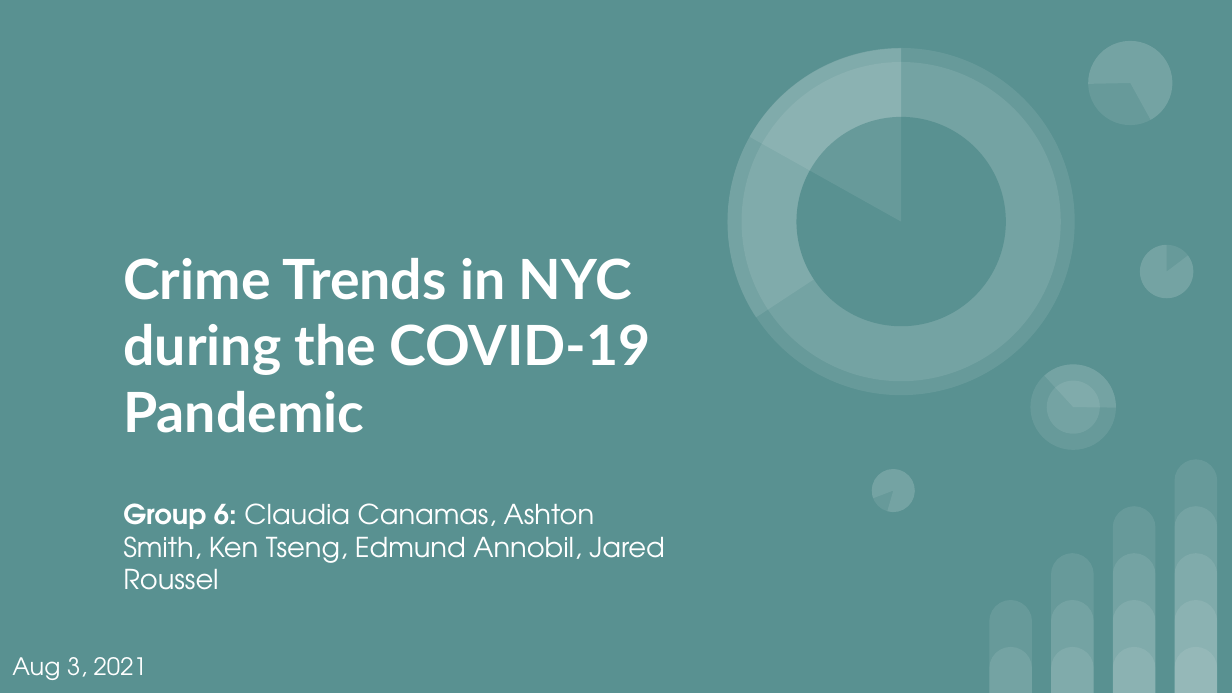
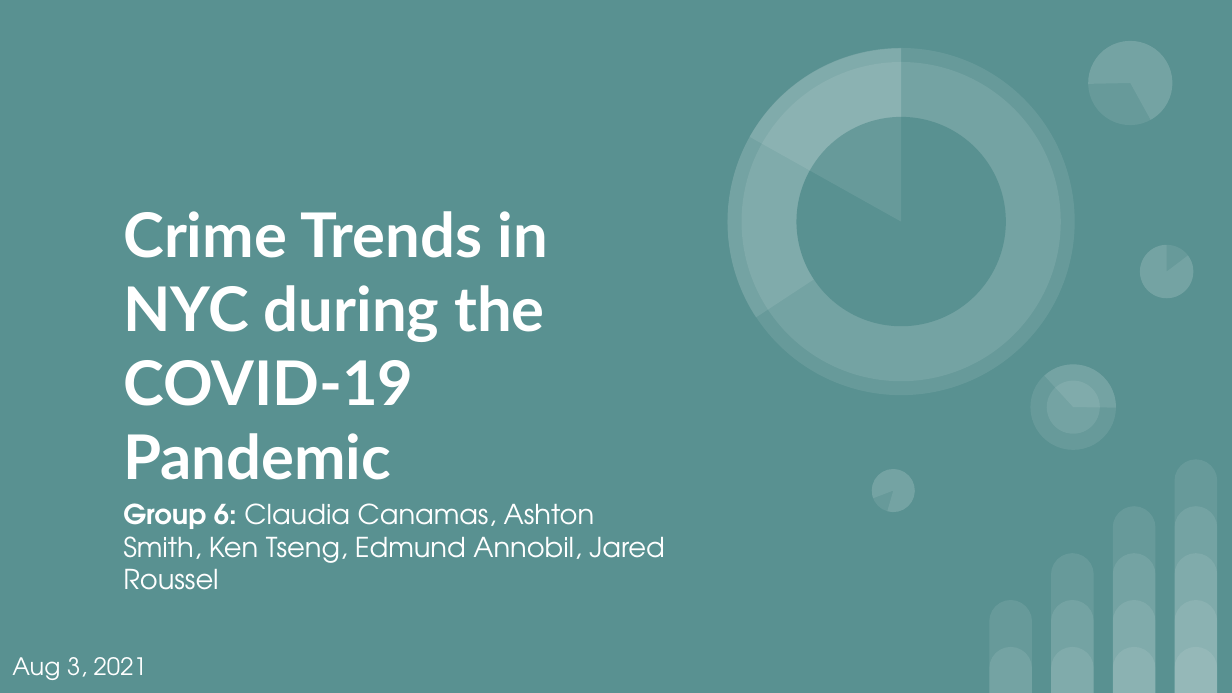
Before and after one commit to canamasc/Covid-Trends-VS-ATL-Crime, a slide deck: slide 1 of Crime Trends vs. Covid Trends.pptx. Drawn at 1232x693 pixels with LibreOffice and Linux fonts; fonts in the diff are those of the drawing. Boxes give left, top, right and bottom in pixels: in the first picture for what was removed or moved away, otherwise in the second. Text is boxed around its words. In the diff, an @@ line names an element or a change of style, - is before the commit and + after.

```diff
--- a/Crime Trends vs. Covid Trends.pptx
+++ b/Crime Trends vs. Covid Trends.pptx
@@ title "Crime Trends in NYC during ..." at [123, 211, 548, 480]: size 32.4 to 36 pt @@
```
Also in this commit, not shown: 4 other slides changed.
